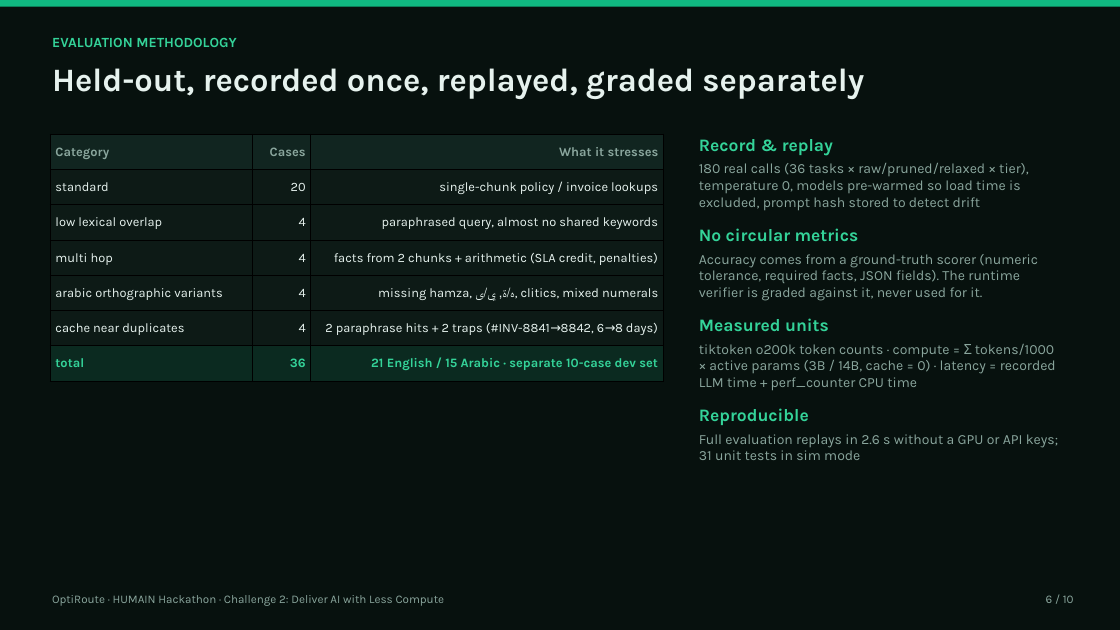
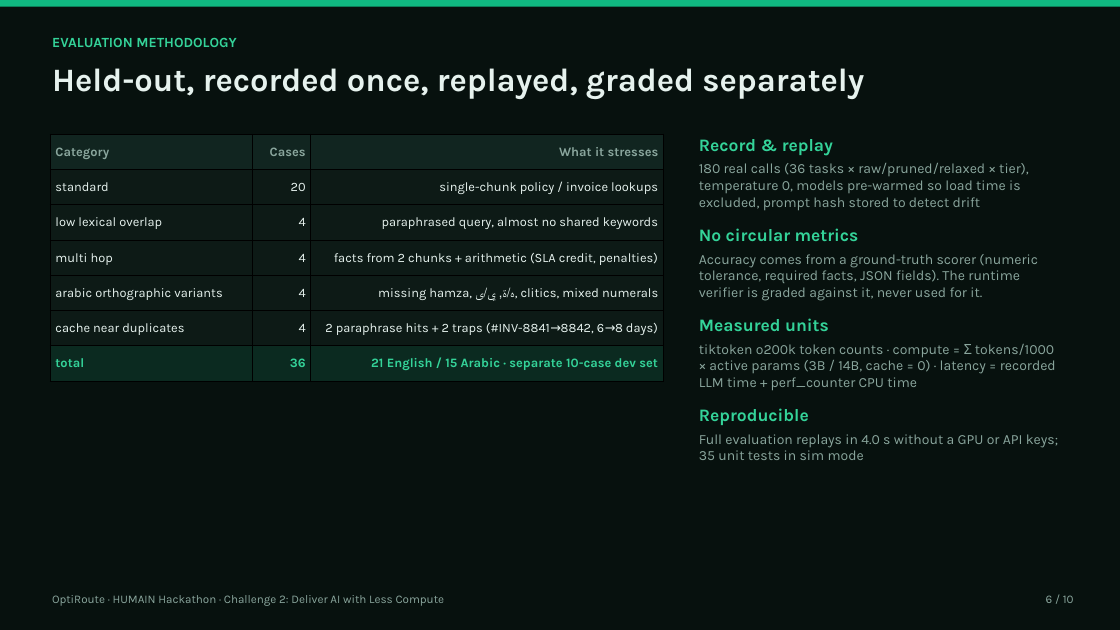
Before and after one commit to nawafalduaij/optiroute, a slide deck: slide 6 of deliverables/OptiRoute_Presentation.pptx. Drawn at 1120x630 pixels with LibreOffice and Linux fonts; fonts in the diff are those of the drawing. Boxes give left, top, right and bottom in pixels: in the first picture for what was removed or moved away, otherwise in the second. Text is boxed around its words. In the diff, an @@ line names an element or a change of style, - is before the commit and + after.

```diff
--- a/deliverables/OptiRoute_Presentation.pptx
+++ b/deliverables/OptiRoute_Presentation.pptx
@@ text at [699, 434, 1059, 460]: text changed @@
-Full evaluation replays in 2.6 s without a GPU or API keys; 31 unit tests in sim mode
+Full evaluation replays in 4.0 s without a GPU or API keys; 35 unit tests in sim mode
```
Also in this commit, not shown: 7 other slides changed, 30 other files.
